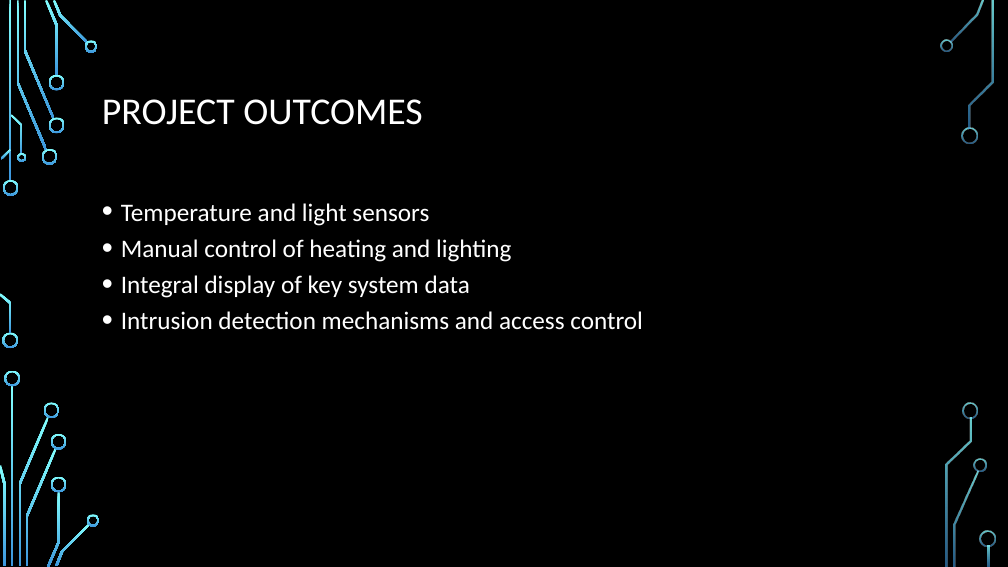
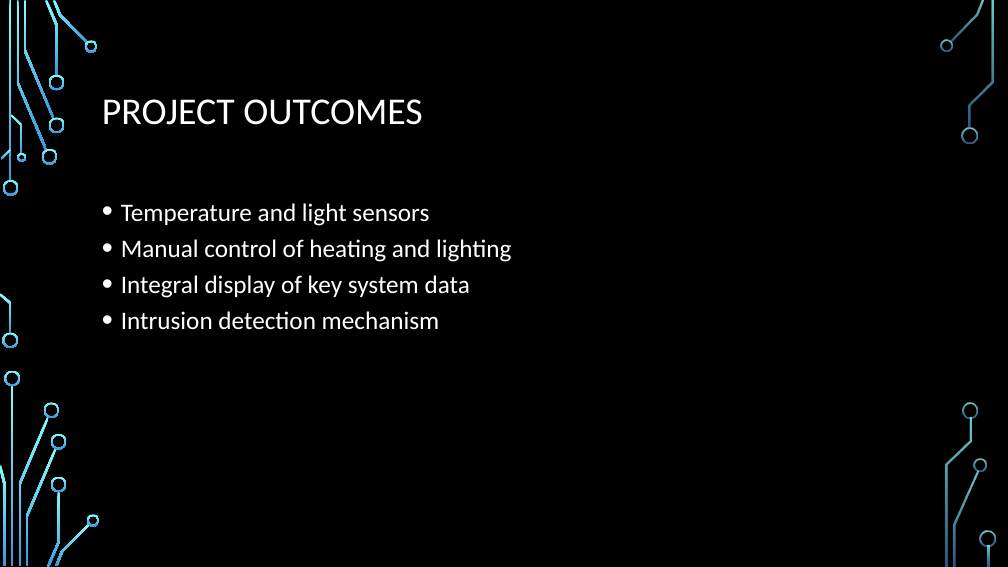
Before and after one commit to mattking976/Final-Year-Work, a slide deck: slide 3 of Embedded/Embedded Network Design.pptx. Drawn at 1008x567 pixels with LibreOffice and Linux fonts; fonts in the diff are those of the drawing; background and template pictures are left out. Boxes give left, top, right and bottom in pixels: in the first picture for what was removed or moved away, otherwise in the second. Text is boxed around its words. In the diff, an @@ line names an element or a change of style, - is before the commit and + after.

```diff
--- a/Embedded/Embedded Network Design.pptx
+++ b/Embedded/Embedded Network Design.pptx
@@ text at <box>121,311,440,330</box>: text changed @@
-• Intrusion detection mechanisms and access control
+• Intrusion detection mechanism
```
